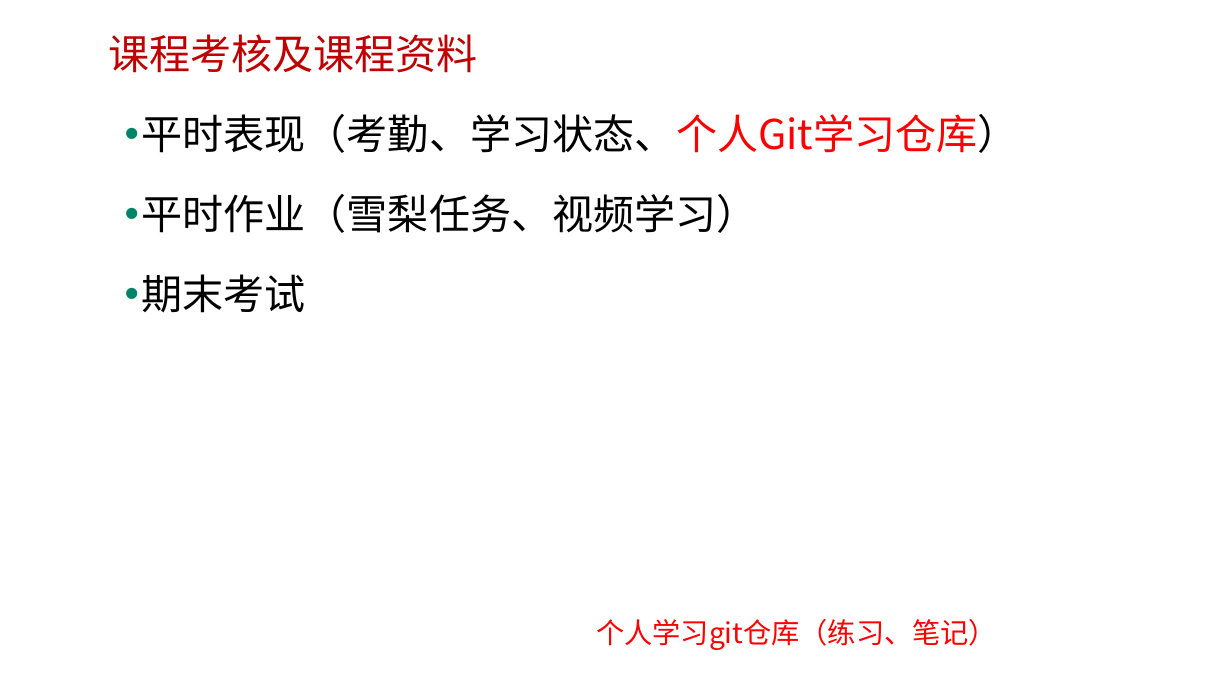
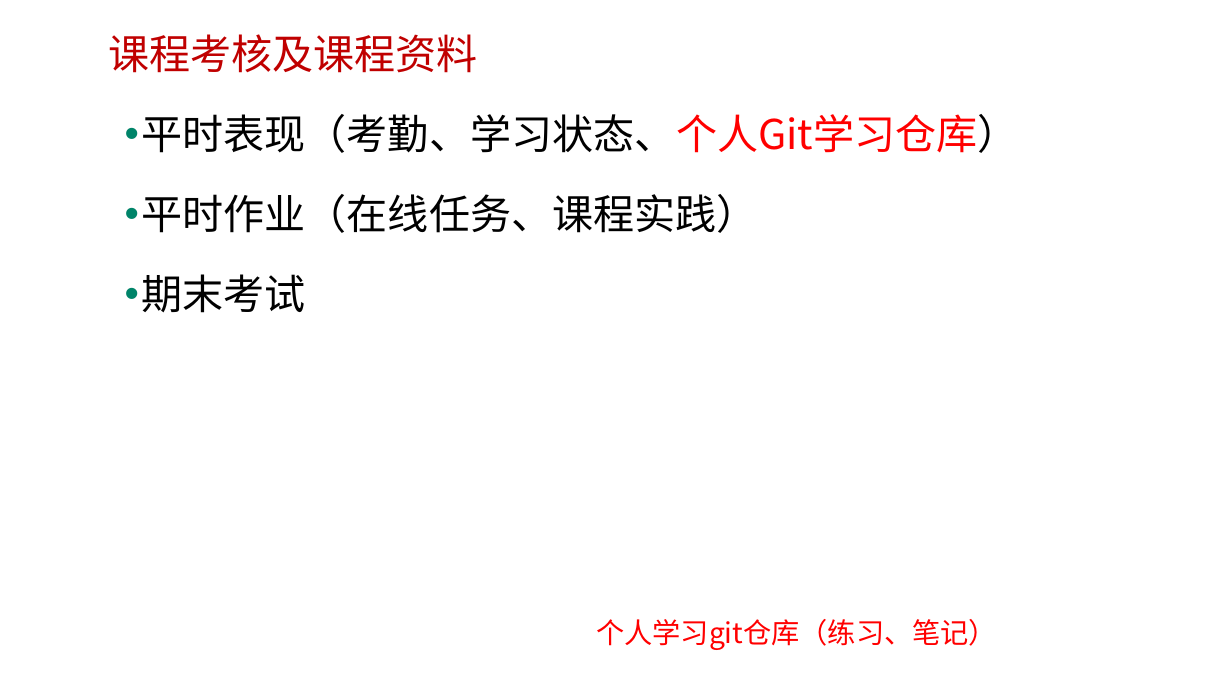
Before and after one commit to edu2act/course-H5-Animation-and-Game-Development, a slide deck: slide 5 of materials/slides/ch01.pptx (slide 4 before the commit). Drawn at 1232x693 pixels with LibreOffice and Linux fonts; fonts in the diff are those of the drawing; background and template pictures are left out. Boxes give left, top, right and bottom in pixels: in the first picture for what was removed or moved away, otherwise in the second. Text is boxed around its words. In the diff, an @@ line names an element or a change of style, - is before the commit and + after.

```diff
--- a/materials/slides/ch01.pptx
+++ b/materials/slides/ch01.pptx
@@ text at [141, 194, 757, 233]: text changed @@
-• 平时作业（雪梨任务、视频学习）
+• 平时作业（在线任务、课程实践）
```
Also in this commit, not shown: 5 other slides changed, 1 slide added, 1 other file.
